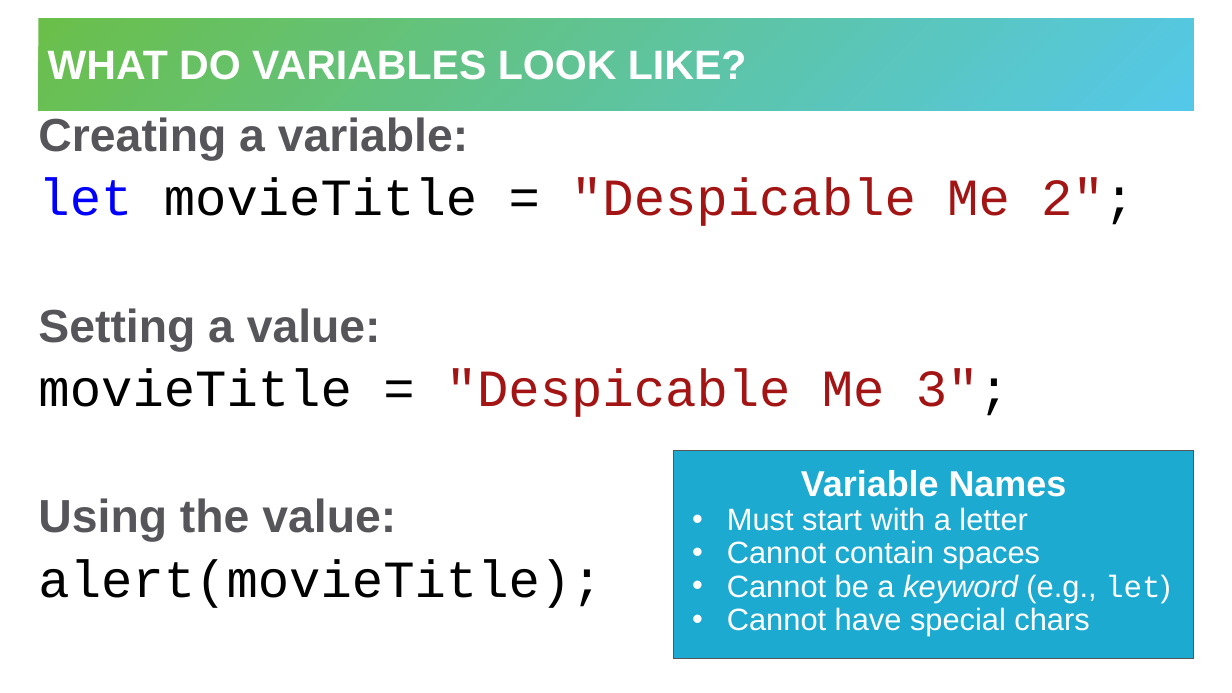
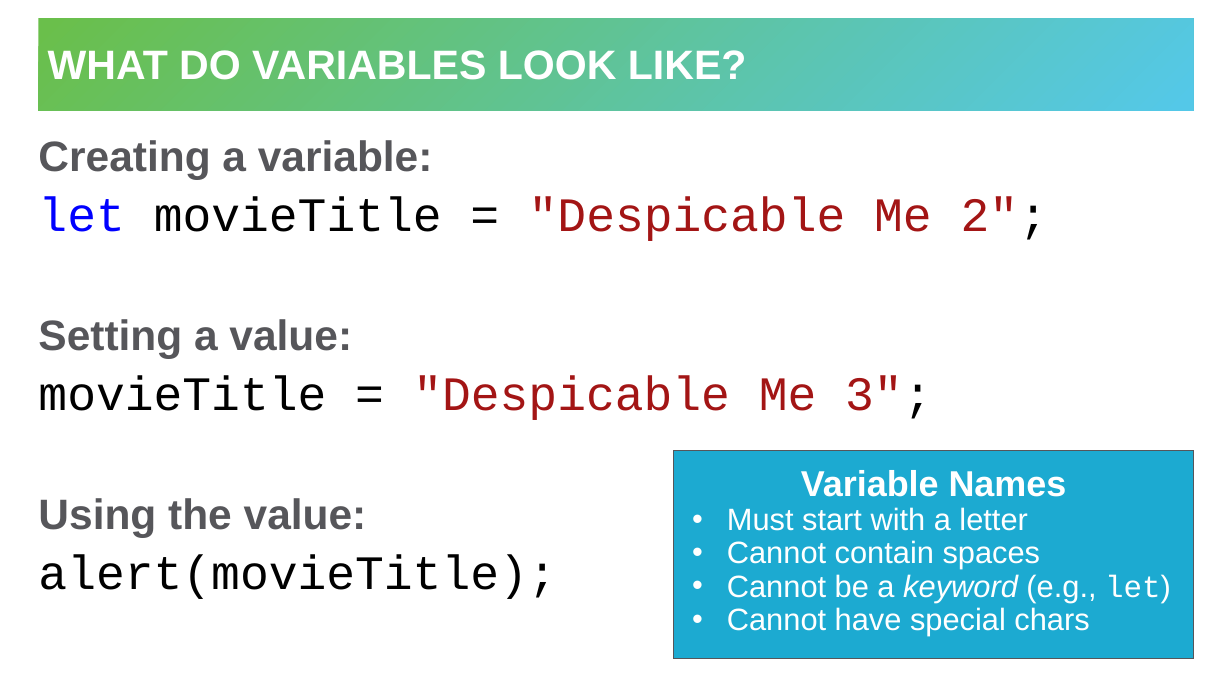
Before and after one commit to hylandtechoutreach/ucs-js, a slide deck: slide 3 of IntroToJS/JavaScriptVariables.pptx. Drawn at 1232x693 pixels with LibreOffice and Linux fonts; fonts in the diff are those of the drawing. Boxes give left, top, right and bottom in pixels: in the first picture for what was removed or moved away, otherwise in the second. Text is boxed around its words. In the diff, an @@ line names an element or a change of style, - is before the commit and + after.

Commit message:
Fix PPT links. Simplify variables PPT.

```diff
--- a/IntroToJS/JavaScriptVariables.pptx
+++ b/IntroToJS/JavaScriptVariables.pptx
@@ text "Creating a variable:" moved from (x1=38, y1=117, x2=1135, y2=608) to (x1=38, y1=140, x2=1048, y2=599) @@
@@ text "Creating a variable:" at (x1=38, y1=140, x2=1048, y2=599): size 36.1 to 33.1 pt in "Creating a variable:", "Setting a value:", "Using the value:"; size 40.7 to 37.4 pt in "let movieTitle = "Despicable Me 2";", "movieTitle = "Despicable Me 3";", "alert(movieTitle);" @@
```
Also in this commit, not shown: 3 other slides changed, 3 slides removed, 1 other file.
